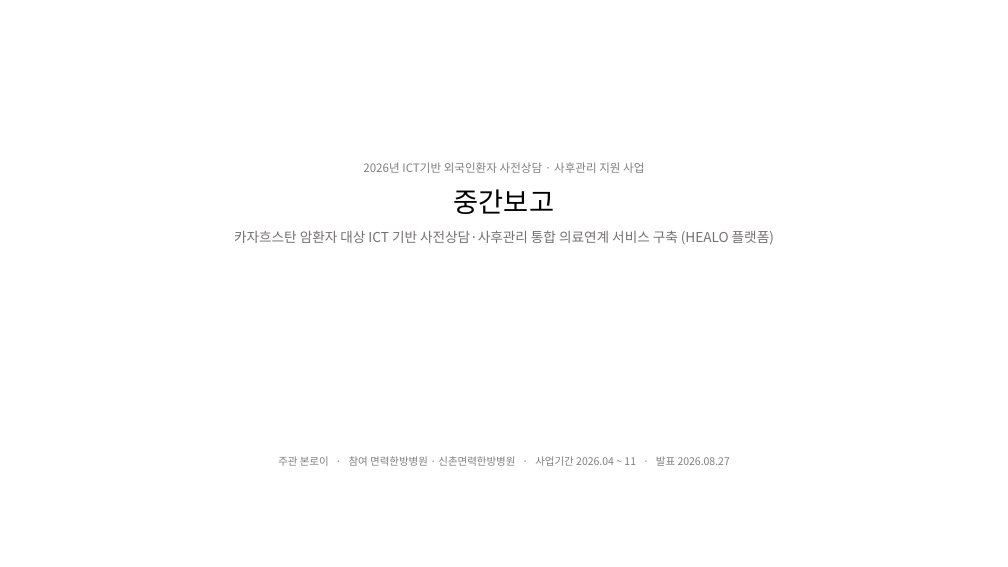
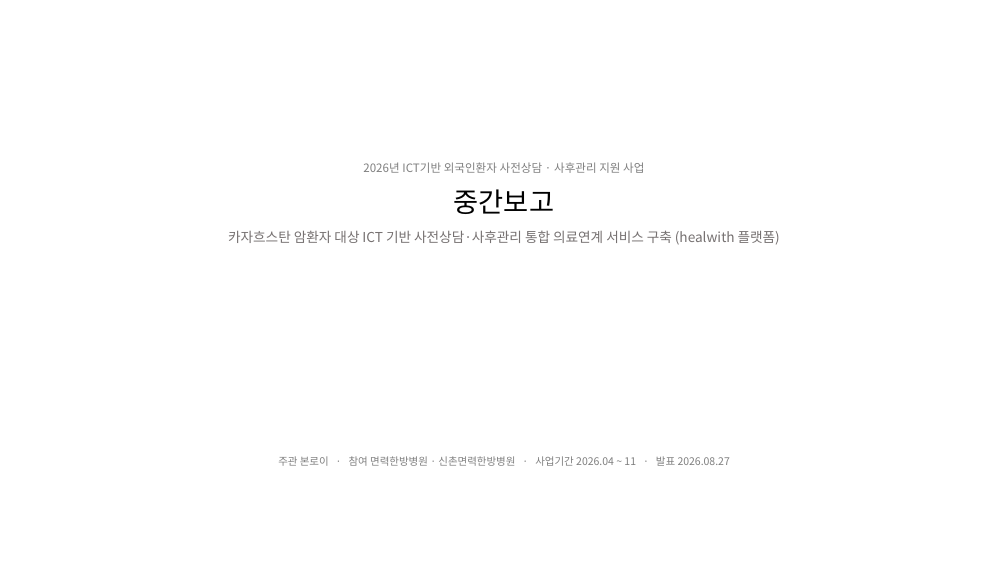
Before and after one commit to bonroi2296-tech/HEALO_KHIDI, a slide deck: slide 1 of docs/presentations/KHIDI_중간보고_20260827.pptx. Drawn at 1008x567 pixels with LibreOffice and Linux fonts; fonts in the diff are those of the drawing. Boxes give left, top, right and bottom in pixels: in the first picture for what was removed or moved away, otherwise in the second. Text is boxed around its words. In the diff, an @@ line names an element or a change of style, - is before the commit and + after.

```diff
--- a/docs/presentations/KHIDI_중간보고_20260827.pptx
+++ b/docs/presentations/KHIDI_중간보고_20260827.pptx
@@ text at <box>228,230,780,245</box>: text changed @@
-카자흐스탄 암환자 대상 ICT 기반 사전상담·사후관리 통합 의료연계 서비스 구축 (HEALO 플랫폼)
+카자흐스탄 암환자 대상 ICT 기반 사전상담·사후관리 통합 의료연계 서비스 구축 (healwith 플랫폼)
```
Also in this commit, not shown: 1 other slide changed, 2 other files.
